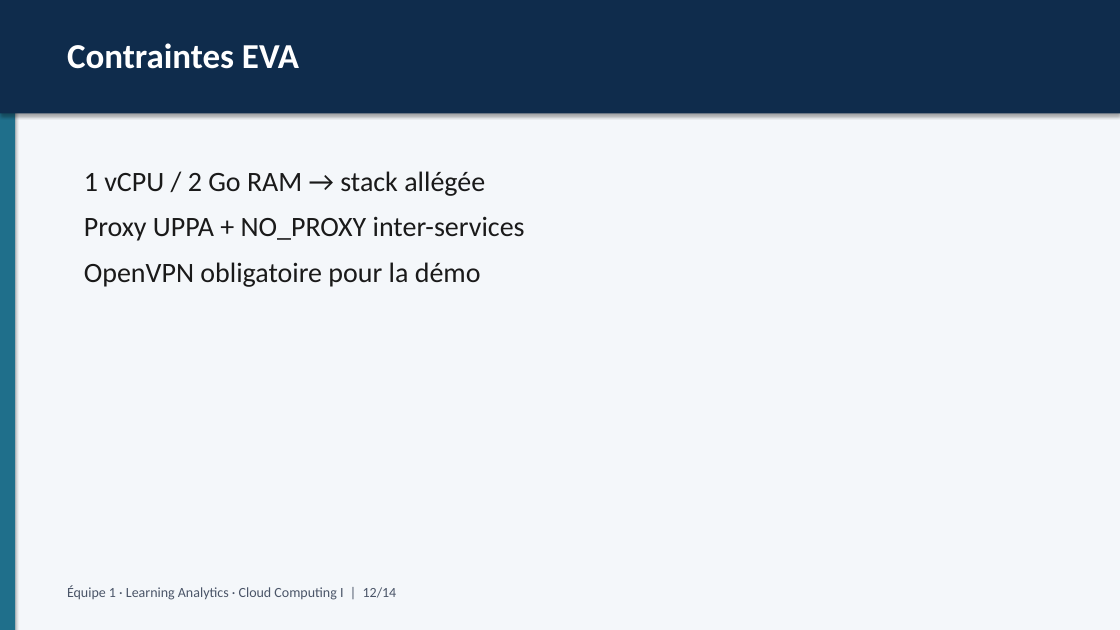
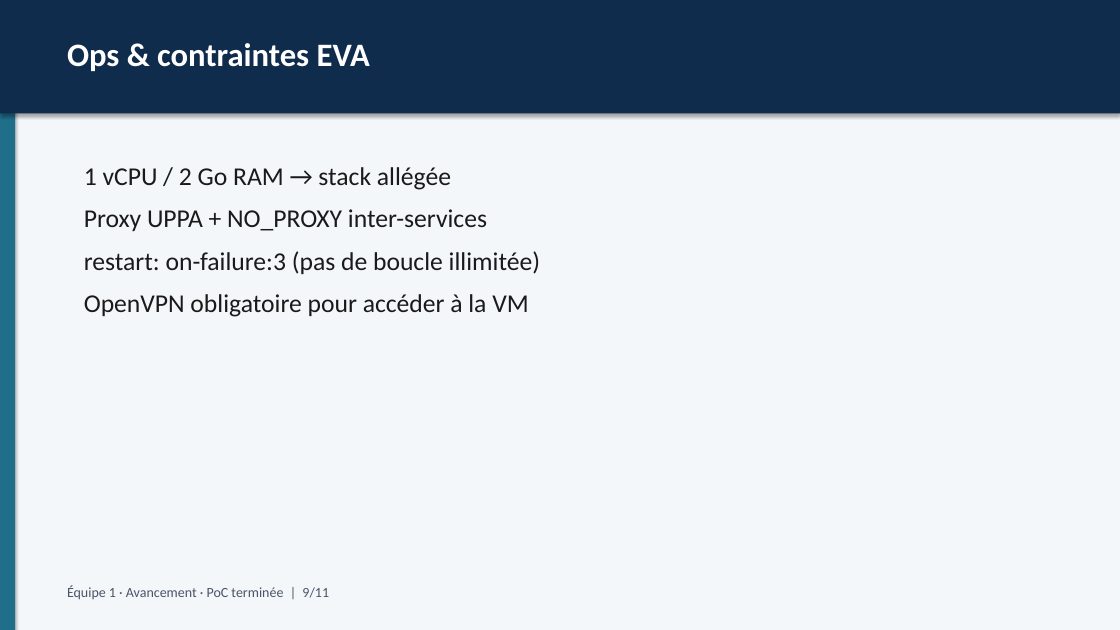
Before and after one commit to galaxie44/learning-analytics-educational-processes, a slide deck: slide 10 of docs/livrables/Presentation-Learning-Analytics.pptx (slide 13 before the commit). Drawn at 1120x630 pixels with LibreOffice and Linux fonts; fonts in the diff are those of the drawing. Boxes give left, top, right and bottom in pixels: in the first picture for what was removed or moved away, otherwise in the second. Text is boxed around its words. In the diff, an @@ line names an element or a change of style, - is before the commit and + after.

Commit message:
Add complete avancement presentation (PoC finished narrative).

```diff
--- a/docs/livrables/Presentation-Learning-Analytics.pptx
+++ b/docs/livrables/Presentation-Learning-Analytics.pptx
@@ text at [67, 43, 370, 71]: text changed; size 30 to 28 pt @@
-Contraintes EVA
+Ops & contraintes EVA
@@ text at [84, 167, 487, 231]: size 24 to 22 pt in "1 vCPU / 2 Go RAM → ...", "Proxy UPPA + NO_PROXY inter-services" @@
@@ text at [84, 251, 540, 317]: text changed; size 24 to 22 pt @@
-OpenVPN obligatoire pour la démo
+restart: on-failure:3 (pas de boucle illimitée)
+OpenVPN obligatoire pour accéder à la VM
@@ text at [67, 585, 329, 599]: text changed @@
-Équipe 1 · Learning Analytics · Cloud Computing I | 12/14
+Équipe 1 · Avancement · PoC terminée | 9/11
```
Also in this commit, not shown: 5 other slides changed, 6 slides added, 9 slides removed, 3 other files.
